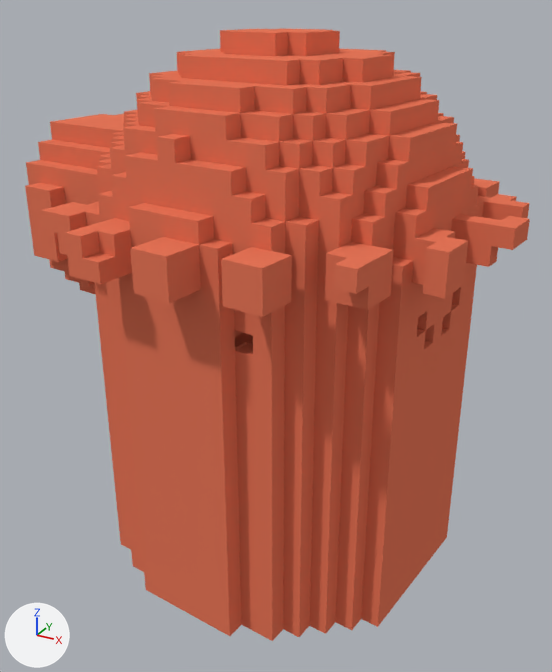
A saved change to the Blender file res/turret.blend.
One viewpoint serves both versions: a 50 mm lens placed at (1.96, -3.66, 2.15), pointed at (-0.04, -0.03, 0.33). Every picture has the same lights, and +X, +Y and +Z are marked at lower left.

Script lines for the objects in view, before the commit:
```python
me_sphere = bpy.data.meshes.new('Sphere')
me_sphere.from_pydata(...)  # 3973 vertices, 4030 faces; spans x -1.55..1.26, y -1.2..1.2, z -2.01..1.01
me_sphere.materials.append(mat_material_001)  # orange #e77759
ob_sphere = bpy.data.objects.new('Sphere', me_sphere)
ob_sphere.location = (0.0, 0.0, 1.0)
ob_sphere.rotation_euler = (0.0, 0.0, -0.108)  # degrees (0, 0, -6.2)
```
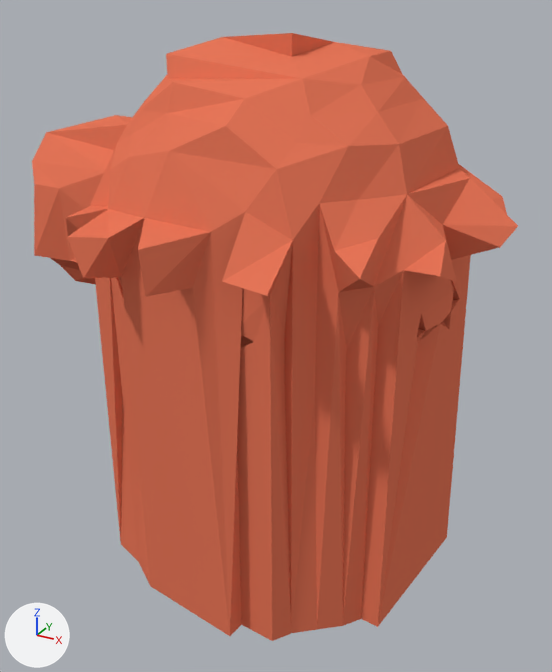
What the commit changed:
Object 'Sphere' (ob_sphere) gains a DECIMATE modifier named 'Decimate'.
Modifier setting: ratio = 0.1.

Where the change shows, as pixel boxes (x1, y1, x2, y2) in the pictures (552 x 672 px):
'Sphere', modifiers changed
    before: (25, 28, 530, 641)
    after: (32, 33, 518, 641)
